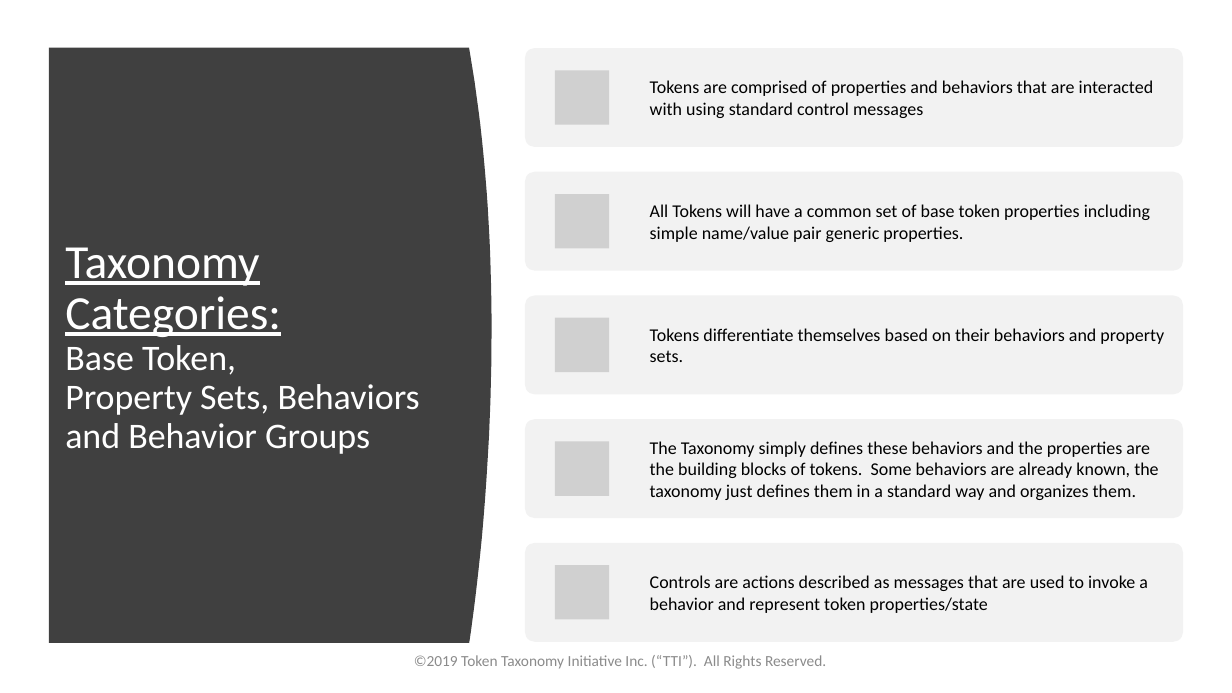
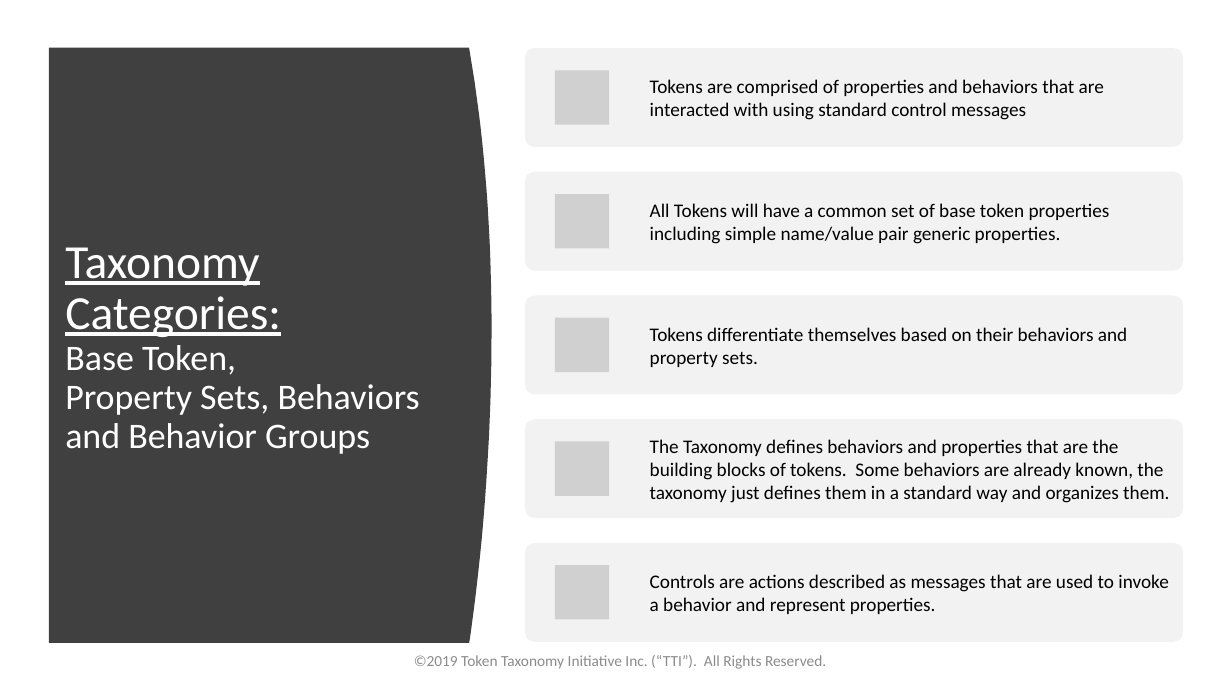
Before and after one commit to vipinsun/TokenTaxonomyFramework-pub, a slide deck: slide 6 of presentations/TTF-Presentation.pptx. Drawn at 1232x693 pixels with LibreOffice and Linux fonts; fonts in the diff are those of the drawing; grey boxes stand for pictures. Boxes give left, top, right and bottom in pixels: in the first picture for what was removed or moved away, otherwise in the second. Text is boxed around its words. In the diff, an @@ line names an element or a change of style, - is before the commit and + after.

```diff
--- a/presentations/TTF-Presentation.pptx
+++ b/presentations/TTF-Presentation.pptx
@@ size 14 to 15 pt in 3 elements at [650,79,1104,120], [650,203,1110,244], [650,327,1127,367] @@
@@ text at [650,439,1169,503]: text changed; size 14 to 15 pt @@
-The Taxonomy simply defines these behaviors and the properties are the building blocks of tokens. Some behaviors are already known, the taxonomy just defines them in a standard way and organizes them.
+The Taxonomy defines behaviors and properties that are the building blocks of tokens. Some behaviors are already known, the taxonomy just defines them in a standard way and organizes them.
@@ text at [650,574,1169,614]: text changed; size 14 to 15 pt @@
-Controls are actions described as messages that are used to invoke a behavior and represent token properties/state
+Controls are actions described as messages that are used to invoke a behavior and represent properties.
```
Also in this commit, not shown: 1 slide added, 2 other files.
